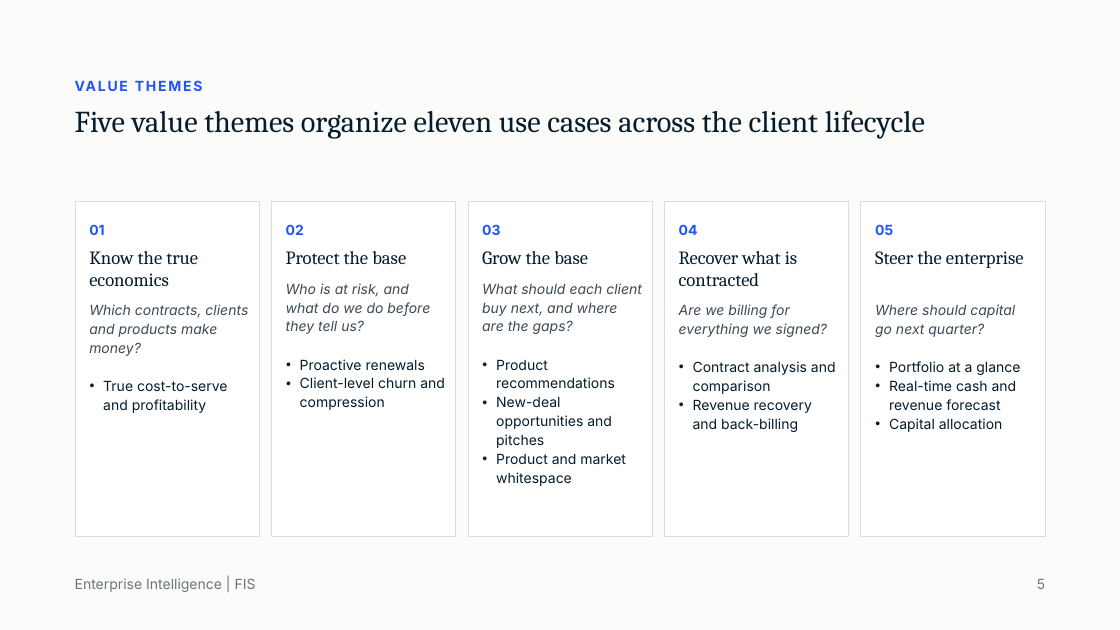
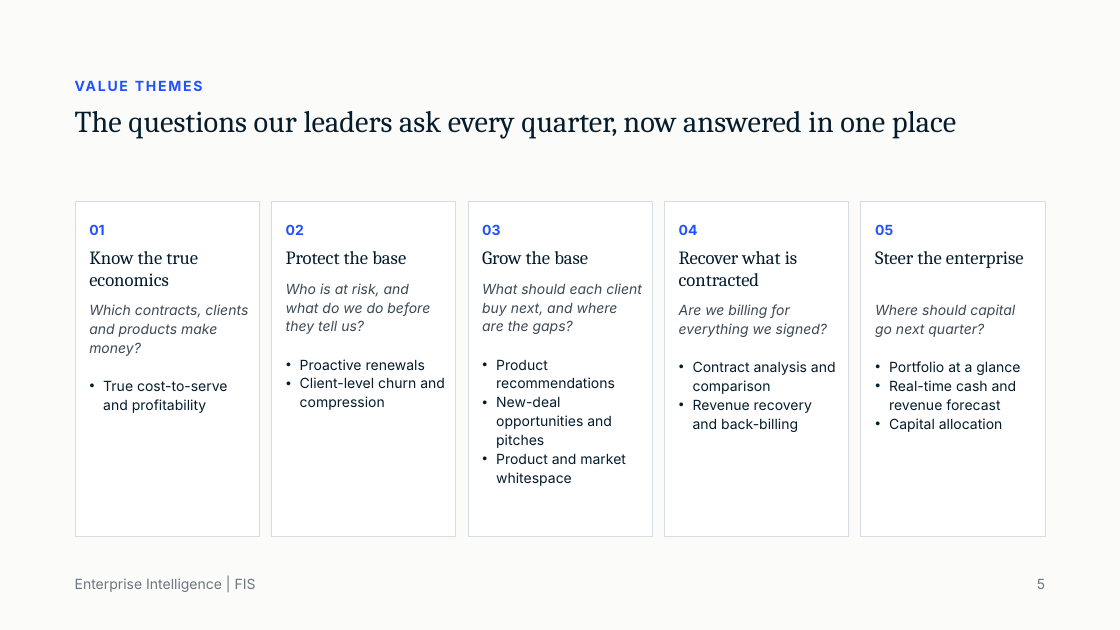
Before and after one commit to singhpawan/craigdeals, a slide deck: slide 6 of Enterprise Intelligence From Aggregated to Orchestrated.pptx (slide 5 before the commit). Drawn at 1120x630 pixels with LibreOffice and Linux fonts; fonts in the diff are those of the drawing; background and template pictures are left out. Boxes give left, top, right and bottom in pixels: in the first picture for what was removed or moved away, otherwise in the second. Text is boxed around its words. In the diff, an @@ line names an element or a change of style, - is before the commit and + after.

```diff
--- a/Enterprise Intelligence From Aggregated to Orchestrated.pptx
+++ b/Enterprise Intelligence From Aggregated to Orchestrated.pptx
@@ title at (x1=75, y1=111, x2=956, y2=139): text changed @@
-Five value themes organize eleven use cases across the client lifecycle
+The questions our leaders ask every quarter, now answered in one place
```
Also in this commit, not shown: 12 other slides changed, 9 slides added, 3 slides removed, 2 other files.
